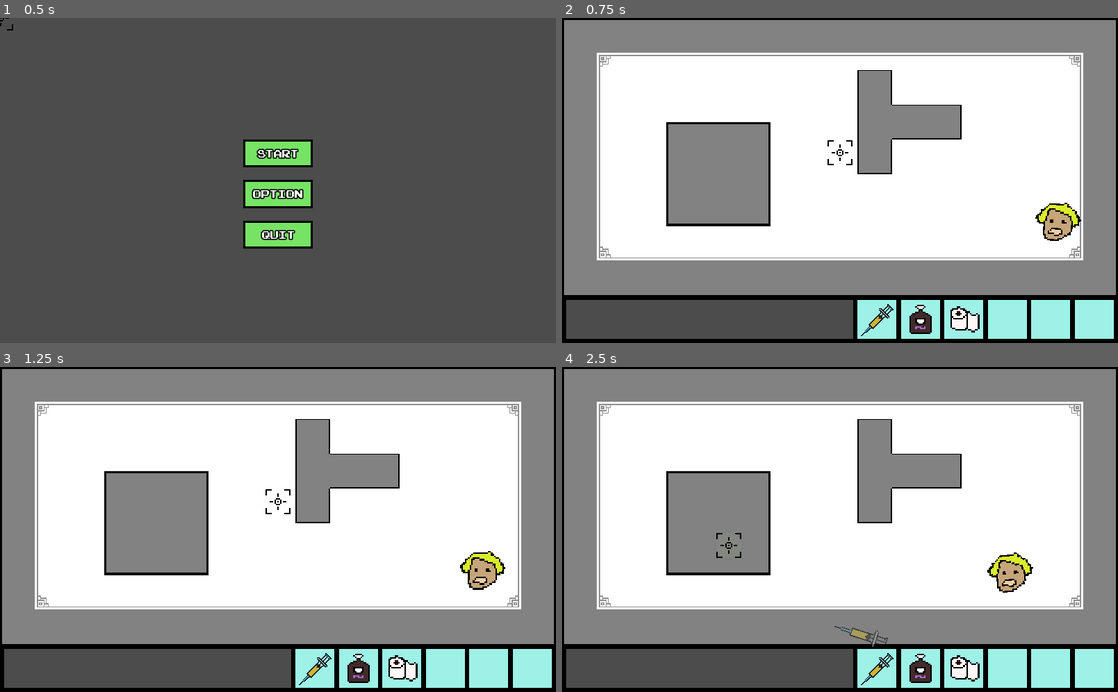
Above: before the commit, frames 1-4 (two rows, left to right).
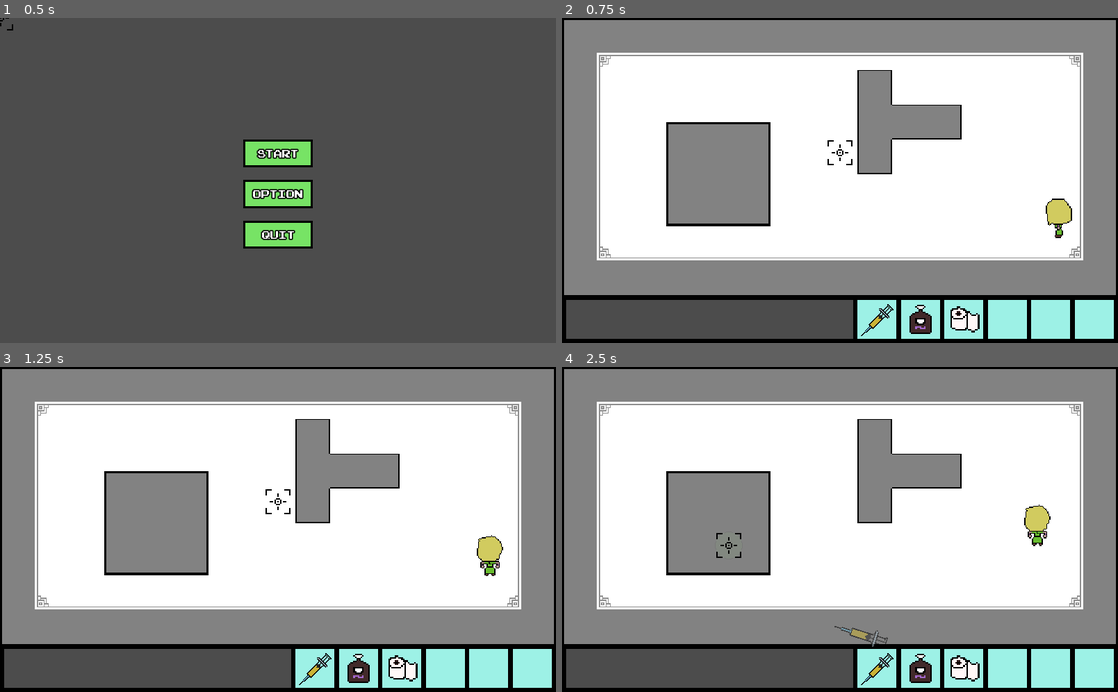
Above: after the commit, the same moments.

Repository: henryliuser/gmtk20
Game: Godot game, scene res://Menu.tscn
The game is run twice, just before and just after one commit, with the same random seed, the same clock (stepped at 60 frames per second) and the same inputs.
Inputs (mouse positions are in pixels of both pictures, inside the frame that each line leads up to):
- Up to frame 1 (0.5 s): no input
- Up to frame 2 (0.75 s): click (840, 154) at 0.5 s
- Up to frame 3 (1.25 s): no input
- Up to frame 4 (2.5 s): move the mouse to (878, 669) at 1.27 s; hold \ (d_frame_advance) 1.28-2.03 s; click (878, 669) at 1.42 s; move the mouse to (728, 545) at 2.02 s; tap \ (d_frame_advance) at 2.1 s; click (728, 545) at 2.17 s

Frame 1 is identical in both runs. In frame 2, 0.7% of the frame differs, in the area x 85-94%, y 55-69%; in frame 3, 0.9%; in frame 4, 1.1%, in the area x 76-88%, y 42-70%.

Commit message:
ton of stuff

Diff:
--- a/Characters/Karen.gd
+++ b/Characters/Karen.gd
@@ -25,7 +25,9 @@
 	if vax_instances > 0:
 		var ang = atan2(vax_center.y-global_position.y, vax_center.x-global_position.x)-PI/2
 		var spd = Vector2(cos(ang), sin(ang))
+		angle = ang
 		velocity = 50*rage*spd
+		if is_on_wall(): vax(true)
 
 	elif notChasing and collider != null and ("customer" in collider or "employee" in collider):
 		angle = atan2($RayCast2D.get_collider().position.y - position.y, $RayCast2D.get_collider().position.x - position.x)
@@ -37,6 +39,9 @@
 
 	move_and_slide(velocity)
 	rotation = lerp_angle(rotation, angle, .1)
+	calc_sprite_rot()
+#	rotation = lerp_angle(rotation, (angle/4)+PI/2, .1)
+#	rotation = 0
 
 func tpAlert(x, y):
 	if not oilChasing:
@@ -59,13 +64,28 @@
 
 func set_rage(ragen):
 	if ragen < 1:
-		rage = 1
+		rage = 1.0
 	else:
 		rage = ragen
+	modulate.g = clamp(1/(rage/2.0), 0, 1)
+	modulate.b = clamp(1/(rage/2.0), 0, 1)
+	print(rage)
 
-func vax():
-	rage += 2
-	vax_instances += 1
+func vax(chain = false):
+	if !chain:
+		vax_instances += 1
+		set_rage(rage+2)
 	vax_center = global_position + Vector2((randi()%101-50)*2, (randi()%101-50)*2)
 	yield(get_tree().create_timer(3, false), "timeout")
-	vax_instances -= 1
+	if !chain: vax_instances -= 1
+
+func calc_sprite_rot():
+	if rotation_degrees >= 360: rotation_degrees -= 360
+	if rotation_degrees <= -360: rotation_degrees += 360
+	var rot = rotation_degrees
+	if rotation_degrees < 0: rot = 360+rotation_degrees
+	$Sprite.global_rotation_degrees = 0
+	if rot >= 315 and rot < 45: $Sprite.play("right")
+	if rot >= 45 and rot < 135: $Sprite.play("front")
+	if rot >= 135 and rot < 225: $Sprite.play("left")
+	if rot >= 225 and rot < 315: $Sprite.play("back")
--- a/Characters/Karen.tscn
+++ b/Characters/Karen.tscn
@@ -1,9 +1,47 @@
-[gd_scene load_steps=4 format=2]
+[gd_scene load_steps=20 format=2]
 
 [ext_resource path="res://Characters/Karen.gd" type="Script" id=1]
-[ext_resource path="res://Assets/karenTemp.png" type="Texture" id=2]
+[ext_resource path="res://Assets/Karen/Right/Karen15.png" type="Texture" id=2]
+[ext_resource path="res://Assets/Karen/Front/Karen3.png" type="Texture" id=3]
+[ext_resource path="res://Assets/Karen/Front/Karen1.png" type="Texture" id=4]
+[ext_resource path="res://Assets/Karen/Front/Karen4.png" type="Texture" id=5]
+[ext_resource path="res://Assets/Karen/Front/Karen2.png" type="Texture" id=6]
+[ext_resource path="res://Assets/Karen/Right/Karen14.png" type="Texture" id=7]
+[ext_resource path="res://Assets/Karen/Back/Karen5.png" type="Texture" id=8]
+[ext_resource path="res://Assets/Karen/Left/Karen9.png" type="Texture" id=9]
+[ext_resource path="res://Assets/Karen/Back/Karen6.png" type="Texture" id=10]
+[ext_resource path="res://Assets/Karen/Back/Karen7.png" type="Texture" id=11]
+[ext_resource path="res://Assets/Karen/Left/Karen10.png" type="Texture" id=12]
+[ext_resource path="res://Assets/Karen/Right/Karen13.png" type="Texture" id=13]
+[ext_resource path="res://Assets/Karen/Left/Karen12.png" type="Texture" id=14]
+[ext_resource path="res://Assets/Karen/Back/Karen8.png" type="Texture" id=15]
+[ext_resource path="res://Assets/Karen/Left/Karen11.png" type="Texture" id=16]
+[ext_resource path="res://Assets/Karen/Right/Karen16.png" type="Texture" id=17]
 
 [sub_resource type="CircleShape2D" id=1]
+
+[sub_resource type="SpriteFrames" id=2]
+animations = [ {
+"frames": [ ExtResource( 9 ), ExtResource( 12 ), ExtResource( 16 ), ExtResource( 14 ) ],
+"loop": true,
+"name": "left",
+"speed": 5.0
+}, {
+"frames": [ ExtResource( 13 ), ExtResource( 7 ), ExtResource( 2 ), ExtResource( 17 ) ],
+"loop": true,
+"name": "right",
+"speed": 5.0
+}, {
+"frames": [ ExtResource( 4 ), ExtResource( 6 ), ExtResource( 3 ), ExtResource( 5 ) ],
+"loop": true,
+"name": "front",
+"speed": 5.0
+}, {
+"frames": [ ExtResource( 8 ), ExtResource( 10 ), ExtResource( 11 ), ExtResource( 15 ) ],
+"loop": true,
+"name": "back",
+"speed": 5.0
+} ]
 
 [node name="Karen" type="KinematicBody2D"]
 script = ExtResource( 1 )
@@ -12,12 +50,15 @@
 scale = Vector2( 3, 3 )
 shape = SubResource( 1 )
 
-[node name="Sprite" type="Sprite" parent="."]
-rotation = 3.14159
-scale = Vector2( 3, 3 )
-texture = ExtResource( 2 )
-
 [node name="RayCast2D" type="RayCast2D" parent="."]
 rotation = -1.5708
 enabled = true
 cast_to = Vector2( 0, 500 )
+
+[node name="Sprite" type="AnimatedSprite" parent="."]
+rotation = -1.5708
+scale = Vector2( 2, 2 )
+frames = SubResource( 2 )
+animation = "right"
+frame = 3
+playing = true
--- a/Items/Oils.gd
+++ b/Items/Oils.gd
@@ -61,7 +61,7 @@
 	if lifetime <= 0 and !done: end()
 	for x in karens:
 #		print(x.name + " " + str(x.rage))
-		x.rage -= delta/2
+		x.rage -= delta/1.5
 	for karen in karen_list.keys():
 		karen_list[karen].cast_to = 1.5 * (karen.position - position)
 		var collider = karen_list[karen].get_collider()
--- a/World/Camera1.tscn
+++ b/World/Camera1.tscn
@@ -19,7 +19,7 @@
 rotation = -3.07714
 
 [node name="Customer" parent="." instance=ExtResource( 3 )]
-position = Vector2( 492.2, 349.905 )
+position = Vector2( 140.038, 279.682 )
 
 [node name="Employee" parent="." instance=ExtResource( 4 )]
 position = Vector2( 151.626, 359.236 )
Binary file added: Assets/Karen/Back/Karen5.png
Not shown, added: Assets/Karen/Back/Karen5.png.import
Binary file added: Assets/Karen/Back/Karen6.png
Not shown, added: Assets/Karen/Back/Karen6.png.import
Binary file added: Assets/Karen/Back/Karen7.png
Not shown, added: Assets/Karen/Back/Karen7.png.import
Binary file added: Assets/Karen/Back/Karen8.png
Not shown, added: Assets/Karen/Back/Karen8.png.import
Binary file added: Assets/Karen/Front/Karen1.png
Not shown, added: Assets/Karen/Front/Karen1.png.import
Binary file added: Assets/Karen/Front/Karen2.png
Not shown, added: Assets/Karen/Front/Karen2.png.import
(and 31 more such lines)
